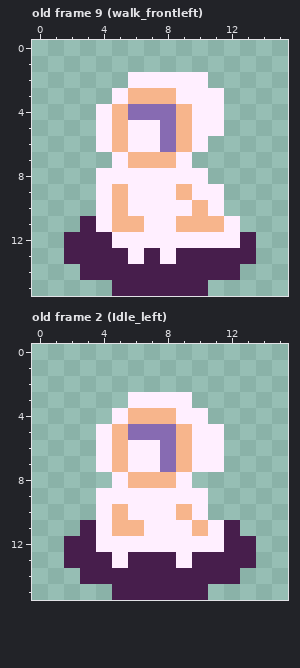
Pixel-art file -- Assets/Character_animloop.ase. Above: the version before the commit.
16x16 pixels, 16 frames. Shown: old frame 9 (walk_frontleft), old frame 2 (Idle_left).
New version:
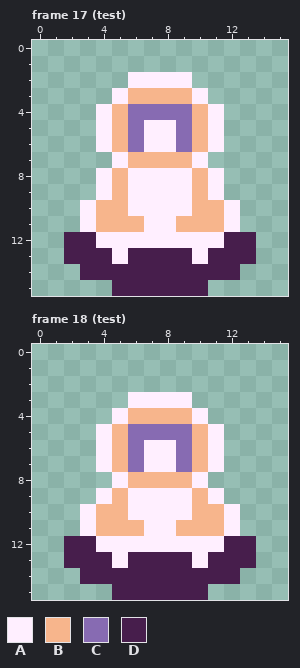
Palette (. is transparent): A #ffefff  B #f7b58c  C #876bb2  D #471e4c
A new or re-ordered frame is compared with the old frame closest to it.
The exact change:
frames 16 -> 18
Frame 17 (test) is new; against old frame 9 (walk_frontleft):
The author put colour A in row 6 at x 11; in row 7 at x 10; in row 8 at x 11; in row 10 at x 3 and 12.
Colour B becomes colour A in row 9 at x 9.
Colour C becomes colour A in rows 5 to 6 at x 8.
Colour D becomes colour A in row 11 at x 3; in row 12 at x 4; in row 13 at x 5 and 10.
Colour A becomes colour B in row 3 at x 9; in rows 4 to 6 at x 10; in row 7 at x 9; in row 8 at x 5 and 10; in row 9 at x 10; in row 10 at x 4 and 11.
Colour A becomes colour B in row 11 at x 4.
Colour A becomes colour C in rows 5 to 6 at x 6.
Colour B becomes colour C in rows 4 to 6 at x 9.
Colour A becomes colour D in row 12 at x 12; in row 13 at x 6 and 8.
Colour A is gone in row 2 at x 10; in row 3 at x 11.
Frame 18 (test) is new; against old frame 2 (Idle_left):
The author put colour A in row 8 at x 10; in row 9 at x 11; in row 10 at x 3 and 12.
Colour B becomes colour A in row 10 at x 9.
Colour C becomes colour A in rows 6 to 7 at x 8.
Colour D becomes colour A in row 11 at x 3 and 12; in row 13 at x 10.
The author put colour B in row 10 at x 11.
Colour A becomes colour B in row 4 at x 9; in rows 5 to 7 at x 10; in row 8 at x 9; in row 9 at x 5 and 10; in row 10 at x 4 and 10; in row 11 at x 4, 9 and 11.
Colour A becomes colour C in rows 6 to 7 at x 6.
Colour B becomes colour C in rows 5 to 7 at x 9.
Colour A becomes colour D in row 13 at x 9.
